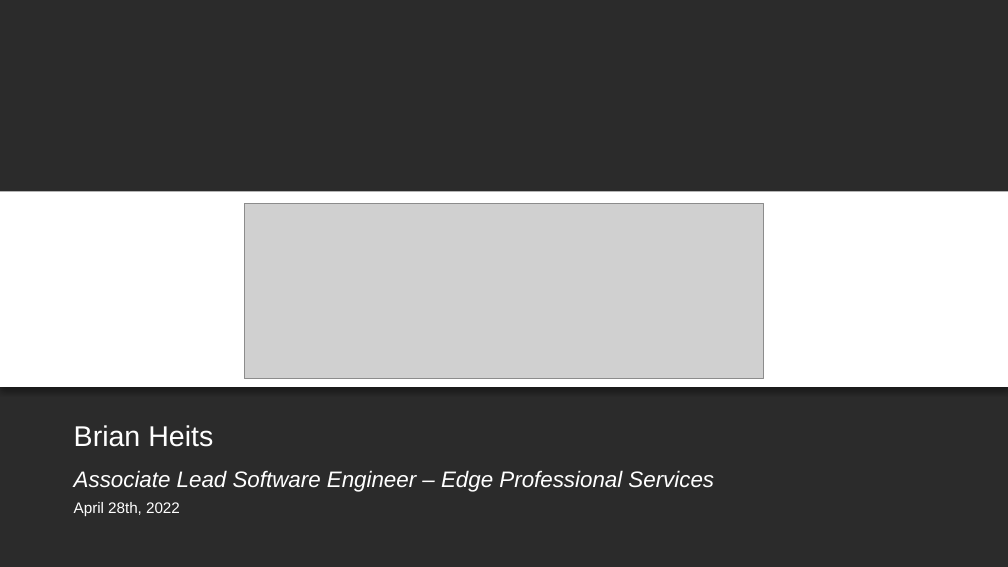
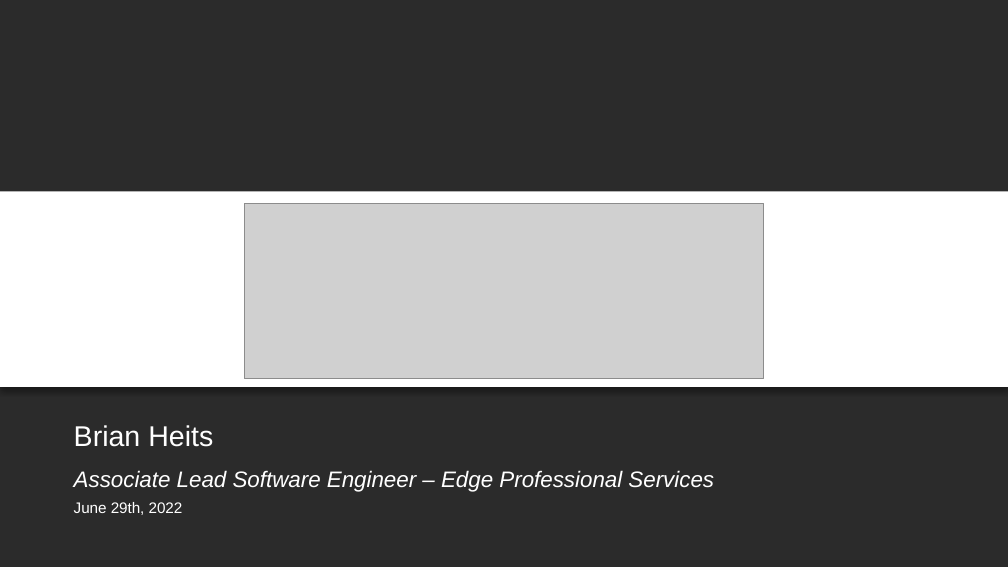
Before and after one commit to BH018364/SMART-on-FHIR-Training, a slide deck: slide 1 of smart-authorization-presentation.pptx. Drawn at 1008x567 pixels with LibreOffice and Linux fonts; fonts in the diff are those of the drawing; grey boxes stand for pictures; background and template pictures are left out; a plain dark background stands for a picture behind light text. Boxes give left, top, right and bottom in pixels: in the first picture for what was removed or moved away, otherwise in the second. Text is boxed around its words. In the diff, an @@ line names an element or a change of style, - is before the commit and + after.

Commit message:
June 2022 - NIRH_CD Training

```diff
--- a/smart-authorization-presentation.pptx
+++ b/smart-authorization-presentation.pptx
@@ text at box(74, 502, 183, 515): text changed @@
-April 28th, 2022
+June 29th, 2022
```
Also in this commit, not shown: 1 other file.
